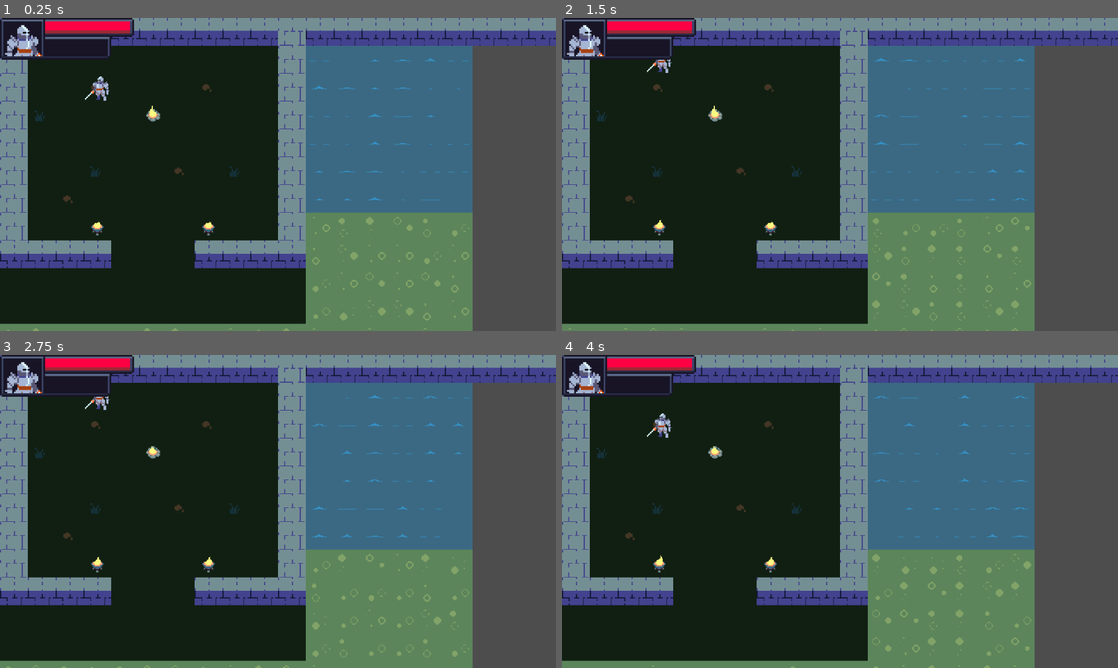
Above: before the commit, frames 1-4 (two rows, left to right).
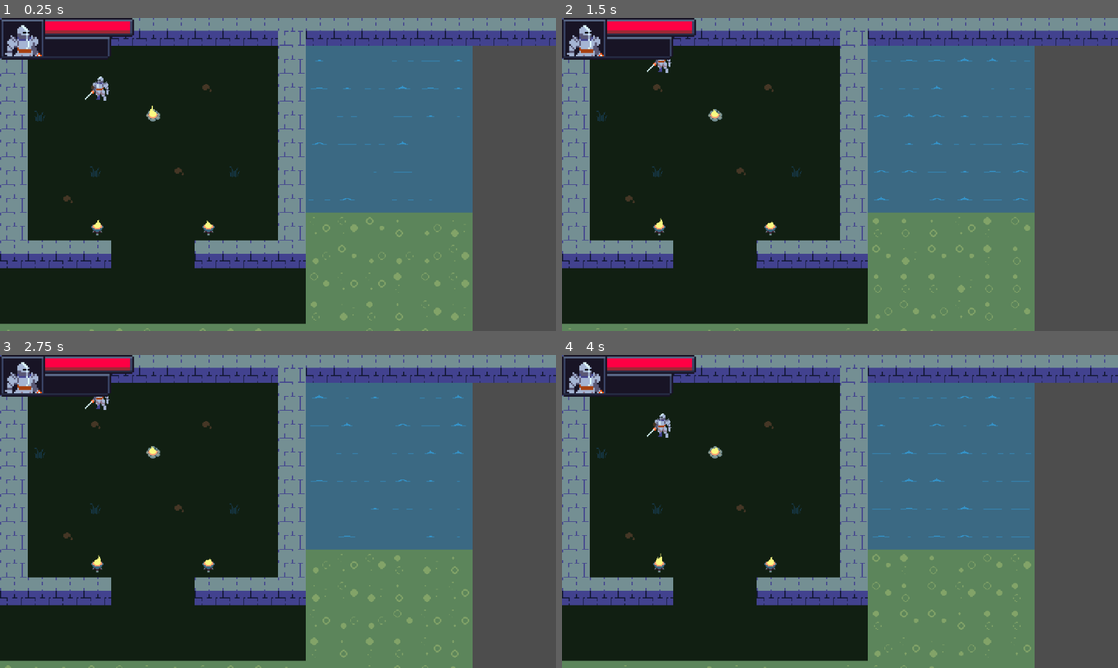
Above: after the commit, the same moments.

Repository: SamuelAlves-23/shoveljam2025
Game: Godot game, scene res://scenes/training_camp/training_camp.tscn
The game is run twice, just before and just after one commit, with the same random seed, the same clock (stepped at 60 frames per second) and the same inputs. The project has no main scene, so this scene is started directly.
Inputs:
- Up to frame 1 (0.25 s): no input
- Up to frame 2 (1.5 s): hold W (move_up) from 0.53 s (still down); tap E (interact) at 0.6, 1.35 s
- Up to frame 3 (2.75 s): release W (move_up) at 2.03 s; hold A (move_left) from 2.03 s (still down); tap E (interact) at 2.1 s
- Up to frame 4 (4 s): tap E (interact) at 2.85, 3.6 s; release A (move_left) at 3.53 s; hold S (move_down) from 3.53 s (still down)

The runs differ from the first frame. In frame 1, 0.8% of the frame differs, in the area x 5-85%, y 12-100%; in frame 2, 0.8%; in frame 3, 0.9%; in frame 4, 0.9%, in the area x 11-85%, y 12-100%.

Commit message:
Previo a rediseño

Diff:
--- a/globals/player_stats/player_stats.gd
+++ b/globals/player_stats/player_stats.gd
@@ -1,13 +1,15 @@
 extends Node
 
 signal player_damaged(current_hp)
+signal player_dead()
 
 @onready var player_stats: Dictionary = {
 	"max_hp" : 100,
 	"current_hp": 100,
-	"attack": 10,
+	"attack": 70,
 	"defense": 5,
-	"exp_mult": 2.0
+	"exp_mult": 2.0,
+	"parry_chance": 0.1
 }
 
 @onready var skills: Array = []
@@ -27,6 +29,8 @@
 	var total_amount: int = amount - player_stats["defense"]
 	player_stats["current_hp"] -= total_amount
 	player_damaged.emit(total_amount)
+	if player_stats["current_hp"] <= 0:
+		player_dead.emit()
 
 func reset_stats() -> void:
 	player_stats = {
--- a/scenes/battle_scene/battle_scene.gd
+++ b/scenes/battle_scene/battle_scene.gd
@@ -23,6 +23,8 @@
 func _ready() -> void:
 	battle_cursor.global_position = cursor_rest_pos
 	battle_ui.connect("attack_pressed", atk_btn_pressed)
+	for enemy in enemies:
+		enemy.connect("enemy_dead", erase_enemy)
 
 func _process(delta) -> void:
 	match current_state:
@@ -32,6 +34,9 @@
 			target_selection()
 		STATES.ENEMY_TURN:
 			enemy_turn()
+
+func erase_enemy(enemy) -> void:
+	enemies.erase(enemy)
 
 func atk_btn_pressed() -> void:
 	current_state = STATES.TARGETING
--- a/ui/battle_ui/battle_ui.gd
+++ b/ui/battle_ui/battle_ui.gd
@@ -2,10 +2,11 @@
 
 signal attack_pressed()
 
-@onready var atk_btn: TextureButton = $Panel/VBoxContainer/AttackButton
-@onready var skill_btn: TextureButton = $Panel/VBoxContainer/SkillButton
-@onready var limit_btn: TextureButton = $Panel/VBoxContainer/LimitButton
+@onready var atk_btn: TextureButton = $ActionsPanel/VBoxContainer/AttackButton
+@onready var skill_btn: TextureButton = $ActionsPanel/VBoxContainer/SkillButton
+@onready var limit_btn: TextureButton = $ActionsPanel/VBoxContainer/LimitButton
 
+@onready var skills_panel: Panel = $SkillsPanel
 
 func _on_attack_button_pressed() -> void:
 	if !atk_btn.disabled:
@@ -21,3 +22,7 @@
 	atk_btn.disabled = true
 	skill_btn.disabled = true
 	limit_btn.disabled = true
+
+
+func _on_skill_button_pressed() -> void:
+	pass
--- a/ui/battle_ui/battle_ui.tscn
+++ b/ui/battle_ui/battle_ui.tscn
@@ -20,7 +20,7 @@
 grow_vertical = 2
 script = ExtResource("1_yv4ab")
 
-[node name="Panel" type="Panel" parent="."]
+[node name="ActionsPanel" type="Panel" parent="."]
 layout_mode = 1
 anchors_preset = 2
 anchor_top = 1.0
@@ -31,7 +31,7 @@
 theme = SubResource("Theme_nbs7w")
 theme_override_styles/panel = SubResource("StyleBoxTexture_gm1yj")
 
-[node name="VBoxContainer" type="VBoxContainer" parent="Panel"]
+[node name="VBoxContainer" type="VBoxContainer" parent="ActionsPanel"]
 layout_mode = 1
 anchors_preset = 8
 anchor_left = 0.5
@@ -45,22 +45,56 @@
 grow_horizontal = 2
 grow_vertical = 2
 
-[node name="AttackButton" type="TextureButton" parent="Panel/VBoxContainer"]
+[node name="AttackButton" type="TextureButton" parent="ActionsPanel/VBoxContainer"]
 layout_mode = 2
 texture_normal = ExtResource("3_ut4tm")
 texture_pressed = ExtResource("4_yv4ab")
 texture_disabled = ExtResource("5_bwb3e")
 
-[node name="SkillButton" type="TextureButton" parent="Panel/VBoxContainer"]
+[node name="SkillButton" type="TextureButton" parent="ActionsPanel/VBoxContainer"]
 layout_mode = 2
 texture_normal = ExtResource("3_ut4tm")
 texture_pressed = ExtResource("4_yv4ab")
 texture_disabled = ExtResource("5_bwb3e")
 
-[node name="LimitButton" type="TextureButton" parent="Panel/VBoxContainer"]
+[node name="LimitButton" type="TextureButton" parent="ActionsPanel/VBoxContainer"]
 layout_mode = 2
 texture_normal = ExtResource("3_ut4tm")
 texture_pressed = ExtResource("4_yv4ab")
 texture_disabled = ExtResource("5_bwb3e")
 
-[connection signal="pressed" from="Panel/VBoxContainer/AttackButton" to="." method="_on_attack_button_pressed"]
+[node name="SkillsPanel" type="Panel" parent="."]
+visible = false
+layout_mode = 1
+anchors_preset = 2
+anchor_top = 1.0
+anchor_bottom = 1.0
+offset_left = 64.0
+offset_top = -73.0
+offset_right = 128.0
+grow_vertical = 0
+theme = SubResource("Theme_nbs7w")
+theme_override_styles/panel = SubResource("StyleBoxTexture_gm1yj")
+
+[node name="VBoxContainer" type="VBoxContainer" parent="SkillsPanel"]
+layout_mode = 1
+anchors_preset = 8
+anchor_left = 0.5
+anchor_top = 0.5
+anchor_right = 0.5
+anchor_bottom = 0.5
+offset_left = -24.0
+offset_top = -8.0
+offset_right = 24.0
+offset_bottom = 8.0
+grow_horizontal = 2
+grow_vertical = 2
+
+[node name="SkillButton" type="TextureButton" parent="SkillsPanel/VBoxContainer"]
+layout_mode = 2
+texture_normal = ExtResource("3_ut4tm")
+texture_pressed = ExtResource("4_yv4ab")
+texture_disabled = ExtResource("5_bwb3e")
+
+[connection signal="pressed" from="ActionsPanel/VBoxContainer/AttackButton" to="." method="_on_attack_button_pressed"]
+[connection signal="pressed" from="ActionsPanel/VBoxContainer/SkillButton" to="." method="_on_skill_button_pressed"]
--- /dev/null
+++ b/ui/battle_ui/custom_button.tscn
@@ -0,0 +1,10 @@
+[gd_scene load_steps=4 format=3 uid="uid://qjacidb0yow1"]
+
+[ext_resource type="Texture2D" uid="uid://bvgwktro22pqr" path="res://assets/ui/button.png" id="1_jgwau"]
+[ext_resource type="Texture2D" uid="uid://dm8a2g6x3wrdx" path="res://assets/ui/button_pressed.png" id="2_5j4qc"]
+[ext_resource type="Texture2D" uid="uid://bprkavxhccard" path="res://assets/ui/button_disabled.png" id="3_irvfp"]
+
+[node name="CustomButton" type="TextureButton"]
+texture_normal = ExtResource("1_jgwau")
+texture_pressed = ExtResource("2_5j4qc")
+texture_disabled = ExtResource("3_irvfp")
--- a/ui/player_status/player_status.gd
+++ b/ui/player_status/player_status.gd
@@ -9,10 +9,14 @@
 func update_life(amount: int) -> void:
 	for i in range(0, amount, 1):
 		life_bar.value -= 1
+		if life_bar.value >= 0:
+			i = amount
 		await get_tree().create_timer(0.001).timeout
 
 	await get_tree().create_timer(0.5).timeout
 
 	for i in range(0, amount, 1):
 		damage_bar.value -= 1
+		if damage_bar.value >= 0:
+			i = amount
 		await get_tree().create_timer(0.01).timeout
--- a/units/enemy/enemy.gd
+++ b/units/enemy/enemy.gd
@@ -1,6 +1,14 @@
 extends CharacterBody2D
 class_name  Enemy
 
+signal enemy_dead(enemy)
+
+enum STATES{
+	ALIVE,
+	DEAD
+}
+
+@onready var current_state: STATES = STATES.ALIVE
 
 @onready var enemy_stats: Dictionary = {
 	"max_hp" : 100,
@@ -9,9 +17,22 @@
 	"defense": 5
 }
 
+@onready var sprite: Sprite2D = $Sprite2D
 @onready var life_bar: TextureProgressBar = $EnemyHP/LifeBar
 @onready var damage_bar: TextureProgressBar = $EnemyHP/DamageBar
 @onready var cursor_pos: Vector2 = $CursorPosition.global_position
+
+func _process(delta: float) -> void:
+	match current_state:
+		STATES.ALIVE:
+			pass
+		STATES.DEAD:
+			dead()
+
+
+func dead() -> void:
+	sprite.hide()
+	enemy_dead.emit(self)
 
 func skill() -> void:
 	print("Una skill")
@@ -20,15 +41,21 @@
 func damage(amount: int) -> void:
 	var total_amount: int = amount - enemy_stats["defense"]
 	enemy_stats["current_hp"] -= total_amount
+	if enemy_stats["current_hp"] <= 0:
+		current_state = STATES.DEAD
 	update_life(total_amount)
 
 func update_life(amount: int) -> void:
 	for i in range(0, amount, 1):
 		life_bar.value -= 1
+		if life_bar.value >= 0:
+			i = amount
 		await get_tree().create_timer(0.001).timeout
 
 	await get_tree().create_timer(0.5).timeout
 
 	for i in range(0, amount, 1):
 		damage_bar.value -= 1
+		if damage_bar.value >= 0:
+			i = amount
 		await get_tree().create_timer(0.01).timeout
--- a/units/player/player.gd
+++ b/units/player/player.gd
@@ -14,6 +14,8 @@
 
 @export var current_state: STATES = STATES.MOVING
 
+func _ready() -> void:
+	PlayerStats.connect("player_dead", player_dead)
 
 func _process(delta: float) -> void:
 	match current_state:
@@ -50,8 +52,10 @@
 	sprite.flip_h = true
 
 func _dead() -> void:
-	pass
+	sprite.hide()
 
+func player_dead() -> void:
+	current_state = STATES.DEAD
 
 func _update_raycast(dir: Vector2) -> bool:
 	var result: bool = false
@@ -61,6 +65,3 @@
 	if !ray_cast.is_colliding():
 		result = true
 	return result
-
-func perform_atk() -> void:
-	pass
